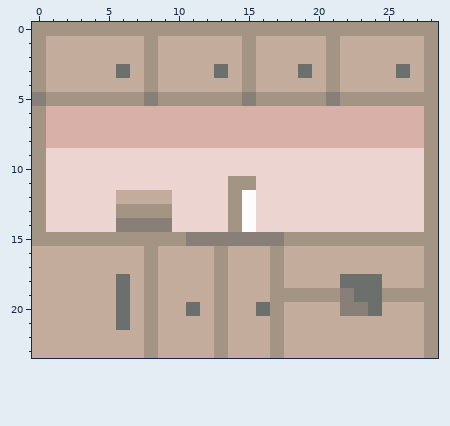
Pixel-art sprite, stored at game/assets/images/k_sink.png. Above, as it was before the edit.
The file is 29x24 pixels.
After:
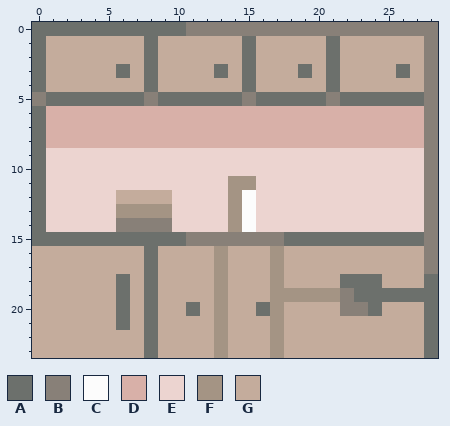
Palette (. is transparent): A #6c706c  B #888078  C #fcfcfc  D #d8b0a8  E #ecd4d0  F #a49484  G #c4ac9c
What changed:
y 0: x 0..28 FFFFFFFFFFFFFFFFFFFFFFFFFFFFF -> AAAAAAAAAAABBBBBBBBBBBBBBBBBB
y 1..4: x 0 F -> A; x 8 F -> A; x 15 F -> A; x 21 F -> A; x 28 F -> B
y 5: x 1..7 FFFFFFF -> AAAAAAA; x 9..14 FFFFFF -> AAAAAA; x 16..20 FFFFF -> AAAAA; x 22..28 FFFFFFF -> AAAAAAB
y 6..14: x 0 F -> A; x 28 F -> B
y 15: x 0..10 FFFFFFFFFFF -> AAAAAAAAAAA; x 18..28 FFFFFFFFFFF -> AAAAAAAAAAB
y 16..17: x 8 F -> A; x 28 F -> B
y 18: x 8 F -> A; x 28 F -> A
y 19: x 8 F -> A; x 25..28 FFFF -> AAAA
y 20..23: x 8 F -> A; x 28 F -> A
